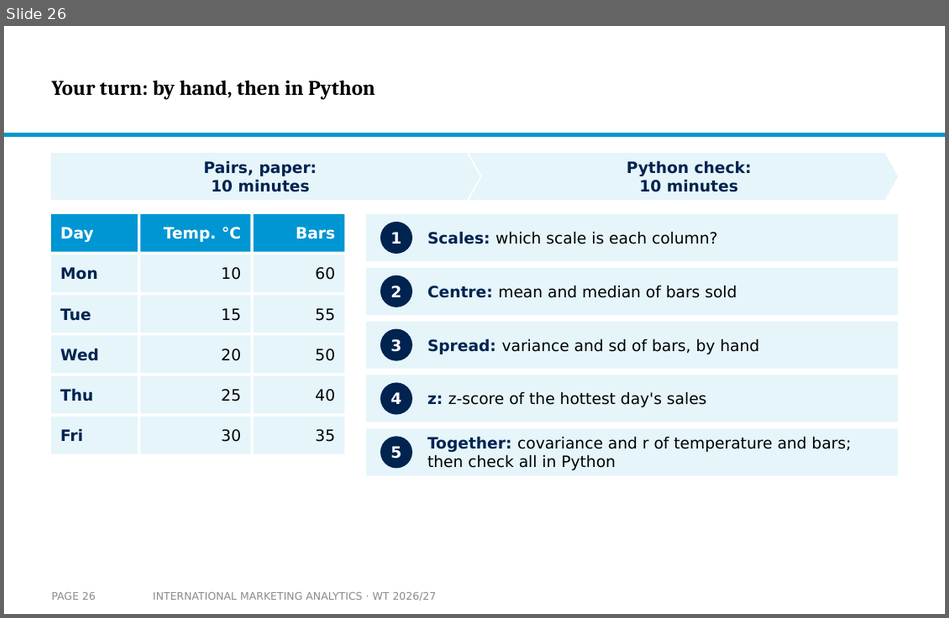
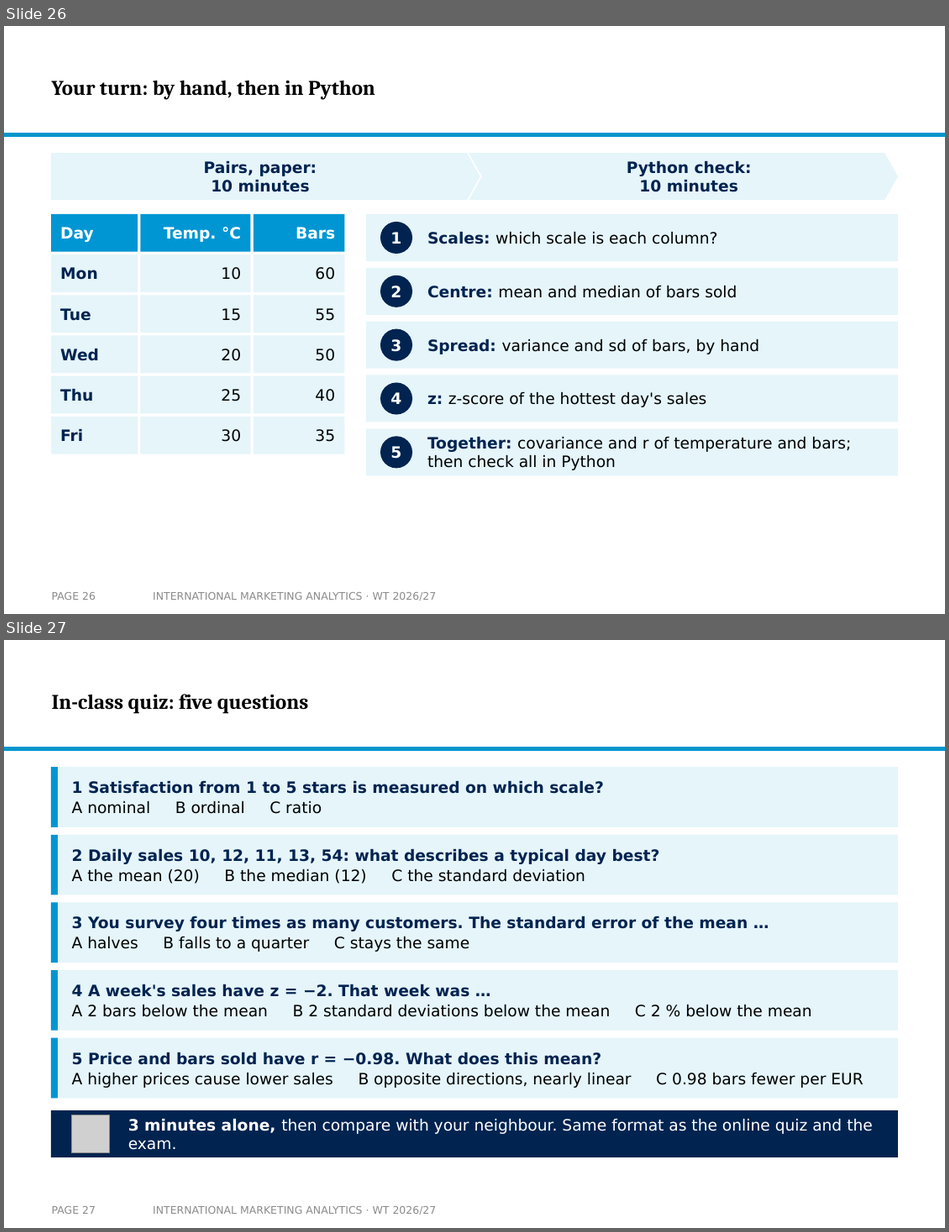
Before and after one commit to arnefloh-wu/international-marketing-analytics-teaching, a slide deck: slides/01b_statistics-refresher_WT26-27.pptx. Shown one above the other, each under a label of ours: slide 26 before the commit, slides 26 and 27 after it. The pictures are 949x618 and 949x1232 pixels, drawn with LibreOffice and Linux fonts; fonts in the diff are those of the drawing; grey boxes stand for pictures; background and template pictures are left out. Boxes give left, top, right and bottom in pixels: in the first picture for what was removed or moved away, otherwise in the second. Text is boxed around its words. In the diff, an @@ line names an element or a change of style, - is before the commit and + after.

```diff
--- a/slides/01b_statistics-refresher_WT26-27.pptx
+++ b/slides/01b_statistics-refresher_WT26-27.pptx
@@ slide 27 added at [4, 640, 945, 1228], background #FFFFFF; not listed: 1 template element that a slide beside it also shows @@
@@ title added at [52, 694, 309, 713], 16 pt, text #000000, bold @@
+In-class quiz: five questions
@@ rectangle added at [51, 767, 898, 827], fill #E5F5FA @@
@@ rectangle added at [51, 767, 58, 827], fill #0096D3 @@
@@ text added at [72, 781, 604, 814], 12 pt, text #002350, bold @@
+1 Satisfaction from 1 to 5 stars is measured on which scale?
+A nominal B ordinal C ratio
@@ rectangle added at [51, 835, 898, 895], fill #E5F5FA @@
@@ rectangle added at [51, 835, 58, 895], fill #0096D3 @@
@@ text added at [72, 849, 660, 884], 12 pt, text #002350, bold @@
+2 Daily sales 10, 12, 11, 13, 54: what describes a typical day best?
+A the mean (20) B the median (12) C the standard deviation
@@ rectangle added at [51, 902, 898, 963], fill #E5F5FA @@
@@ rectangle added at [51, 902, 58, 963], fill #0096D3 @@
@@ text added at [72, 916, 747, 952], 12 pt, text #002350, bold @@
+3 You survey four times as many customers. The standard error of the mean …
+A halves B falls to a quarter C stays the same
@@ rectangle added at [51, 970, 898, 1031], fill #E5F5FA @@
@@ rectangle added at [51, 970, 58, 1031], fill #0096D3 @@
@@ text added at [72, 984, 812, 1017], 12 pt, text #000000 @@
+4 A week's sales have z = −2. That week was …
+A 2 bars below the mean B 2 standard deviations below the mean C 2 % below the mean
@@ rectangle added at [51, 1038, 898, 1098], fill #E5F5FA @@
@@ rectangle added at [51, 1038, 58, 1098], fill #0096D3 @@
@@ text added at [72, 1052, 862, 1088], 12 pt, text #000000 @@
+5 Price and bars sold have r = −0.98. What does this mean?
+A higher prices cause lower sales B opposite directions, nearly linear C 0.98 bars fewer per EUR
@@ rectangle added at [51, 1110, 898, 1157], fill #002350 @@
@@ picture added at [72, 1115, 109, 1152] @@
@@ text added at [128, 1118, 873, 1150], 12 pt, text #FFFFFF @@
+3 minutes alone, then compare with your neighbour. Same format as the online quiz and the exam.
@@ page number added at [52, 1206, 96, 1214], 8 pt, text #8C8C8C @@
+PAGE 27
@@ text added at [153, 1206, 437, 1215], 8 pt, text #8C8C8C @@
+INTERNATIONAL MARKETING ANALYTICS · WT 2026/27
```
Also in this commit, not shown: 1 other file.
